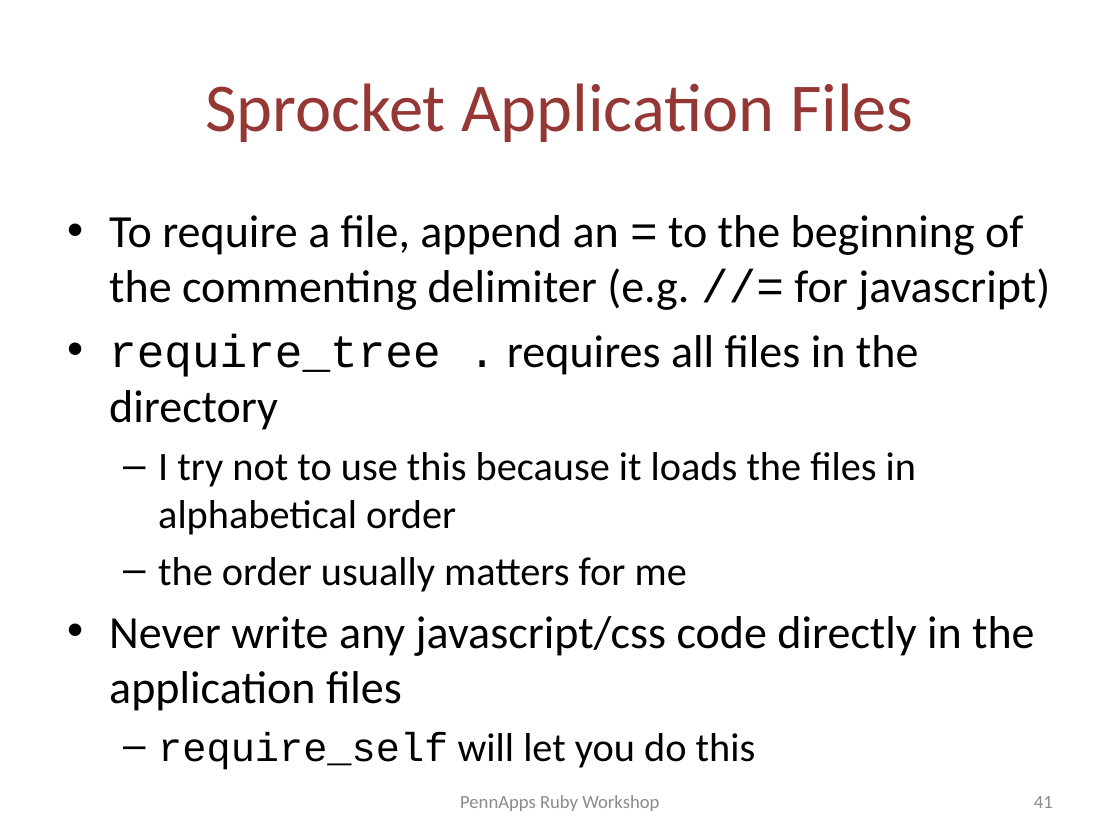
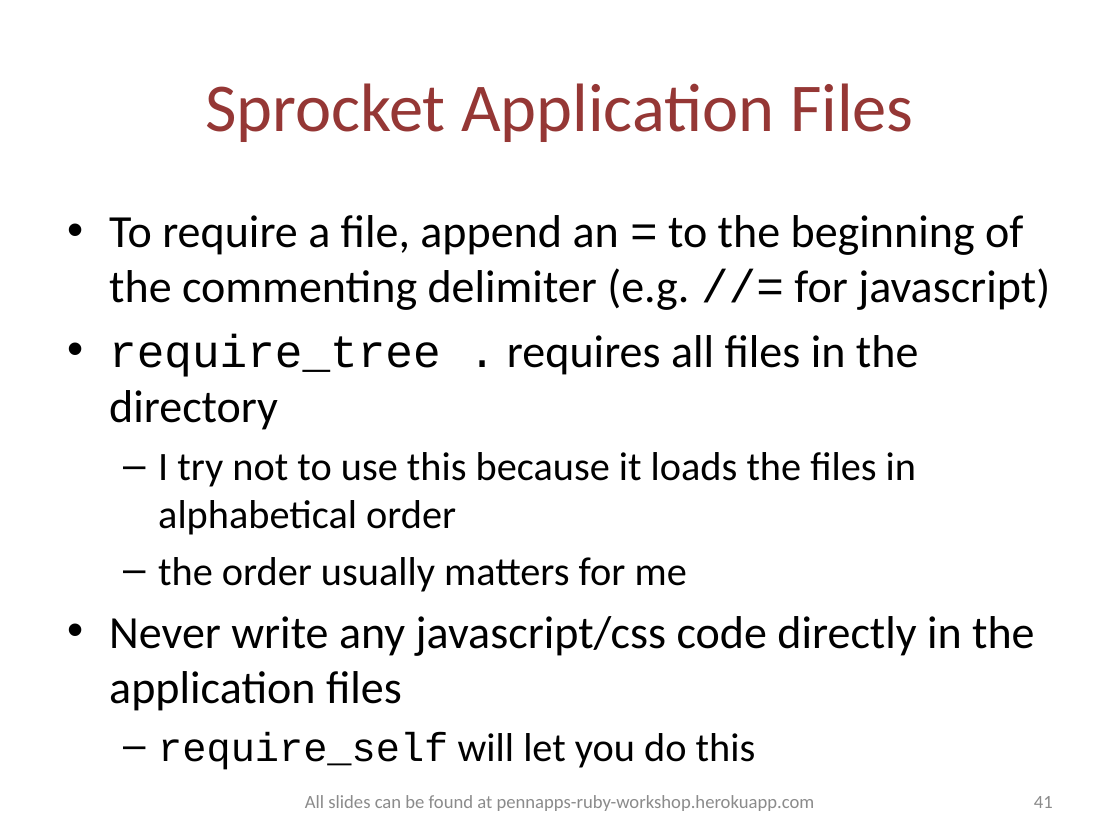
Before and after one commit to jusjmkim/pennapps-ruby-workshop, a slide deck: slide 41 of pennapps-ruby-workshop.pptx. Drawn at 1120x840 pixels with LibreOffice and Linux fonts; fonts in the diff are those of the drawing. Boxes give left, top, right and bottom in pixels: in the first picture for what was removed or moved away, otherwise in the second. Text is boxed around its words. In the diff, an @@ line names an element or a change of style, - is before the commit and + after.

```diff
--- a/pennapps-ruby-workshop.pptx
+++ b/pennapps-ruby-workshop.pptx
@@ text at (305, 795, 815, 811): text changed @@
-PennApps Ruby Workshop
+All slides can be found at pennapps-ruby-workshop.herokuapp.com
```
Also in this commit, not shown: 40 other slides changed, 1 other file.
